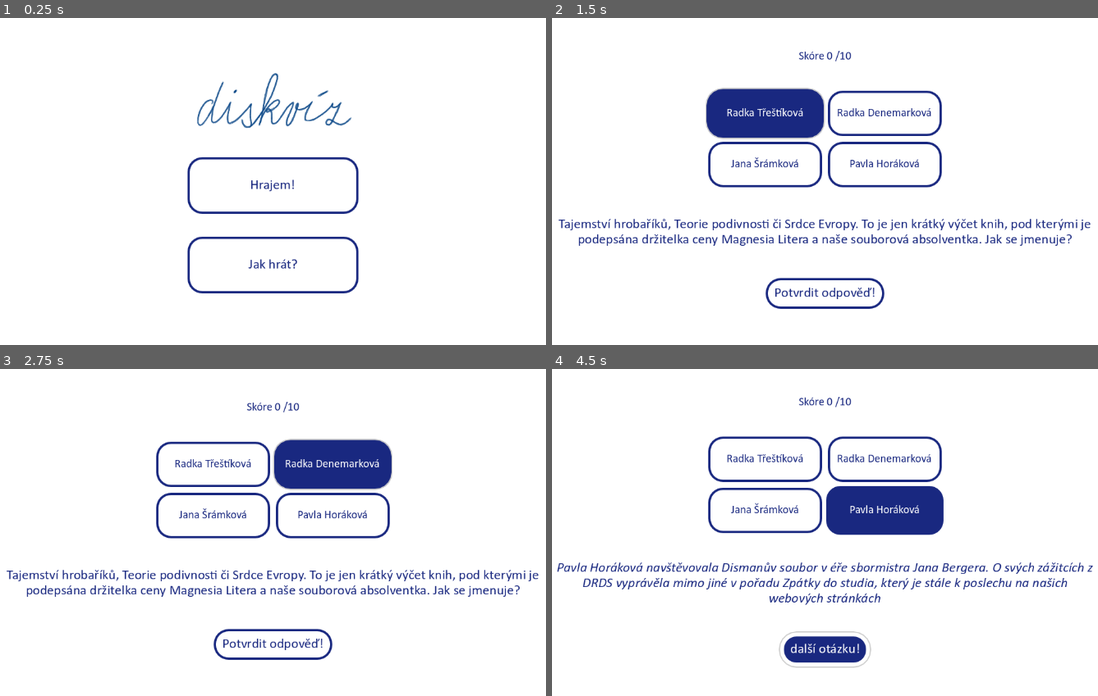
Above: before the commit, frames 1-4 (two rows, left to right).
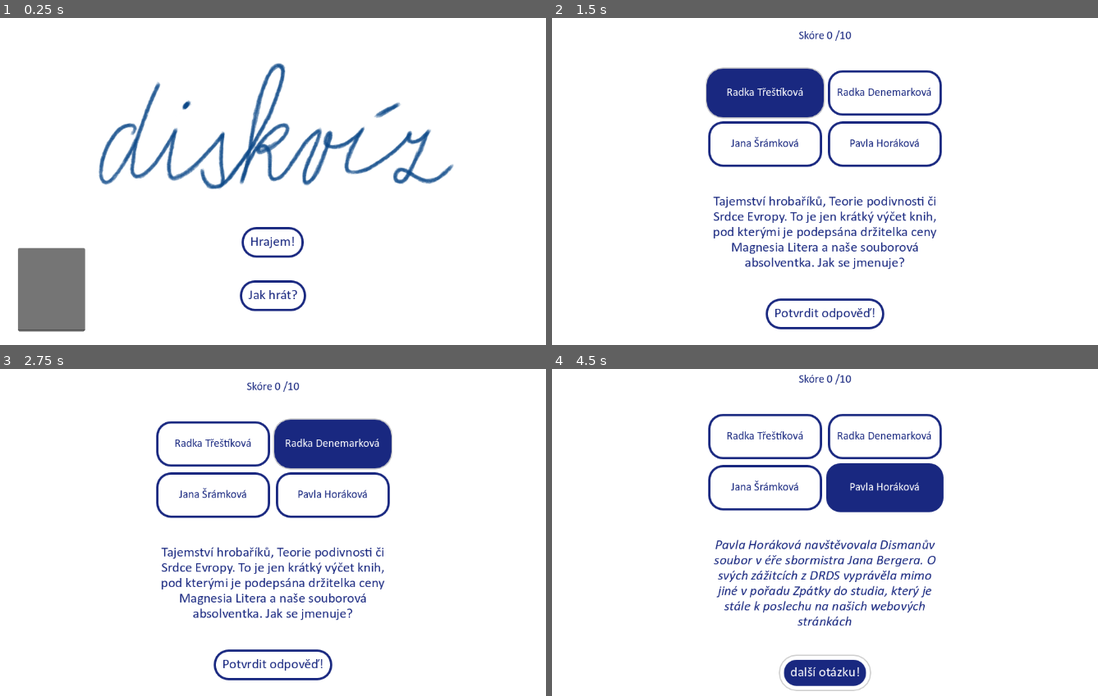
Above: after the commit, the same moments.

Repository: Lavialee/DRDSkviz
Game: Godot game, scene res://scenes/MainMenu.tscn
The game is run twice, just before and just after one commit, with the same random seed, the same clock (stepped at 60 frames per second) and the same inputs.
Inputs:
- Up to frame 1 (0.25 s): no input
- Up to frame 2 (1.5 s): click "Hrajem!" at 0.5 s; click "Radka Třeštíková" at 1.25 s
- Up to frame 3 (2.75 s): click "Radka Denemarková" at 2 s
- Up to frame 4 (4.5 s): click "Jana Šrámková" at 2.75 s; click "Pavla Horáková" at 3.5 s; click "Potvrdit odpověď!" at 4.25 s

The runs differ from the first frame. In frame 1, 9.7% of the frame differs, in the area x 3-84%, y 13-96%; in frame 2, 12%; in frame 3, 12%; in frame 4, 14%, in the area x 0-100%, y 1-99%.

Commit message:
test text

Diff:
--- a/scenes/DesktopLayout.tscn
+++ b/scenes/DesktopLayout.tscn
@@ -25,10 +25,12 @@
 anchors_preset = 15
 anchor_right = 1.0
 anchor_bottom = 1.0
+offset_left = 133.0
+offset_top = 98.0
+offset_right = -133.0
+offset_bottom = -98.0
 grow_horizontal = 2
 grow_vertical = 2
-theme_override_constants/margin_left = 100
-theme_override_constants/margin_right = 100
 
 [node name="HBoxContainer" type="HBoxContainer" parent="MarginContainer"]
 layout_mode = 2
@@ -37,7 +39,7 @@
 
 [node name="VBoxContainer" type="VBoxContainer" parent="MarginContainer/HBoxContainer"]
 layout_mode = 2
-size_flags_horizontal = 3
+size_flags_horizontal = 6
 theme_override_constants/separation = 40
 
 [node name="HBoxContainer" type="HBoxContainer" parent="MarginContainer/HBoxContainer/VBoxContainer"]
--- a/scenes/MainMenu.tscn
+++ b/scenes/MainMenu.tscn
@@ -18,6 +18,10 @@
 anchors_preset = 15
 anchor_right = 1.0
 anchor_bottom = 1.0
+offset_left = 132.0
+offset_top = 46.0
+offset_right = -132.0
+offset_bottom = -46.0
 grow_horizontal = 2
 grow_vertical = 2
 theme_override_constants/margin_left = 100
@@ -30,6 +34,7 @@
 
 [node name="VBoxContainer" type="VBoxContainer" parent="MarginContainer/HBoxContainer"]
 layout_mode = 2
+size_flags_horizontal = 3
 size_flags_vertical = 4
 theme_override_constants/separation = 40
 
@@ -40,19 +45,26 @@
 expand_mode = 5
 
 [node name="Hrajem" type="Button" parent="MarginContainer/HBoxContainer/VBoxContainer"]
-custom_minimum_size = Vector2(300, 100)
 layout_mode = 2
 size_flags_horizontal = 4
+size_flags_vertical = 4
 theme = ExtResource("1_cax7d")
 theme_override_font_sizes/font_size = 40
 text = "Hrajem!"
 
 [node name="JakHrat" type="Button" parent="MarginContainer/HBoxContainer/VBoxContainer"]
-custom_minimum_size = Vector2(300, 100)
 layout_mode = 2
 size_flags_horizontal = 4
+size_flags_vertical = 4
 theme = ExtResource("1_cax7d")
 theme_override_font_sizes/font_size = 40
 text = "Jak hrát?"
 
+[node name="TextEdit" type="TextEdit" parent="."]
+layout_mode = 0
+offset_left = 128.0
+offset_top = 444.0
+offset_right = 246.0
+offset_bottom = 591.0
+
 [connection signal="pressed" from="MarginContainer/HBoxContainer/VBoxContainer/Hrajem" to="." method="_on_hrajem_pressed"]
--- a/scenes/main_menu.gd
+++ b/scenes/main_menu.gd
@@ -1,9 +1,7 @@
 extends Control
 
-
-# Called when the node enters the scene tree for the first time.
 func _ready() -> void:
-	pass # Replace with function body.
+	pass
 	# Connect to window resize signal to handle responsive layout
 	get_tree().get_root().size_changed.connect(_on_window_size_changed)
 	# Set initial layout
@@ -11,7 +9,6 @@
 
 func _on_window_size_changed():
 	var window_size = get_viewport_rect().size
-	var header_label = $MarginContainer/HBoxContainer/VBoxContainer/Header
 	var margin_container = $MarginContainer
 	var vertical_box = $MarginContainer/HBoxContainer/VBoxContainer
 	var play_button = $MarginContainer/HBoxContainer/VBoxContainer/Hrajem
@@ -52,6 +49,5 @@
 
 
 func _on_hrajem_pressed() -> void:
-	print("haha")
 	get_tree().change_scene_to_file("res://scenes/DesktopLayout.tscn")
 	pass # Replace with function body.
Not shown, changed: docs/index.html
Not shown, changed: docs/index.pck
